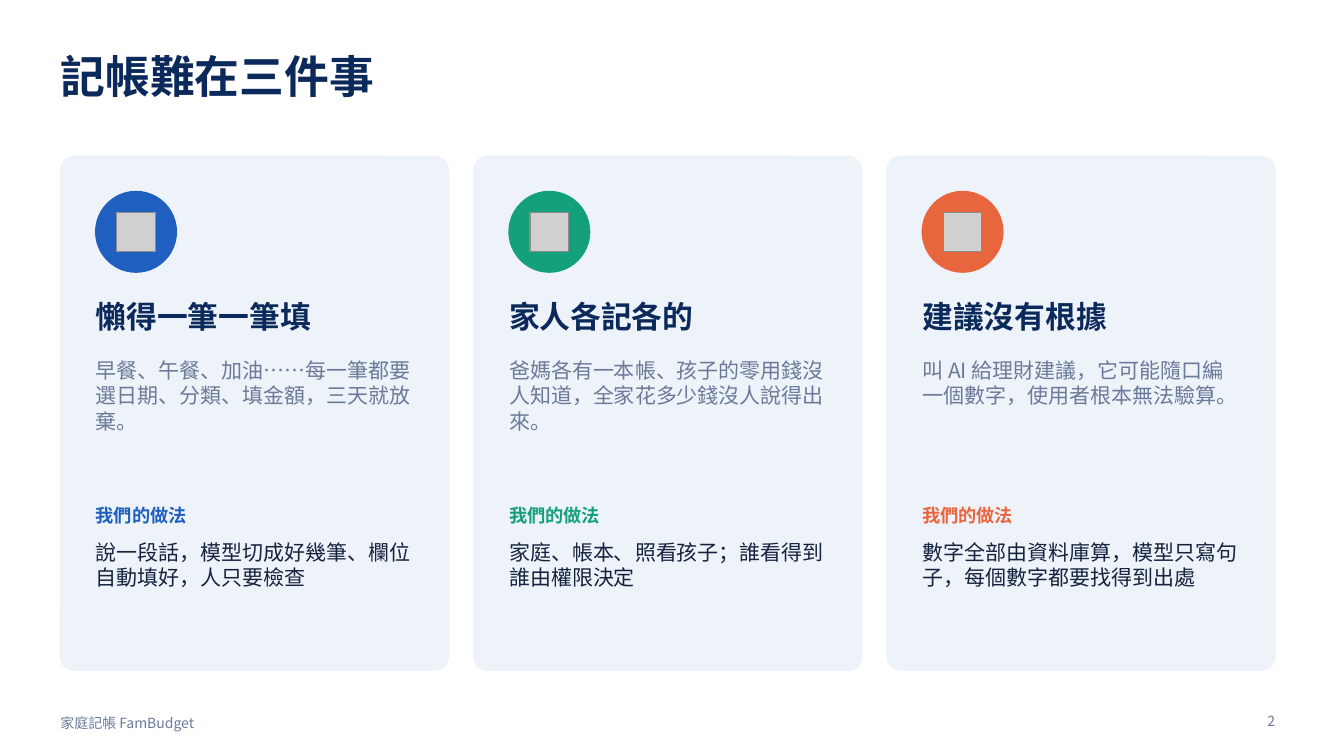
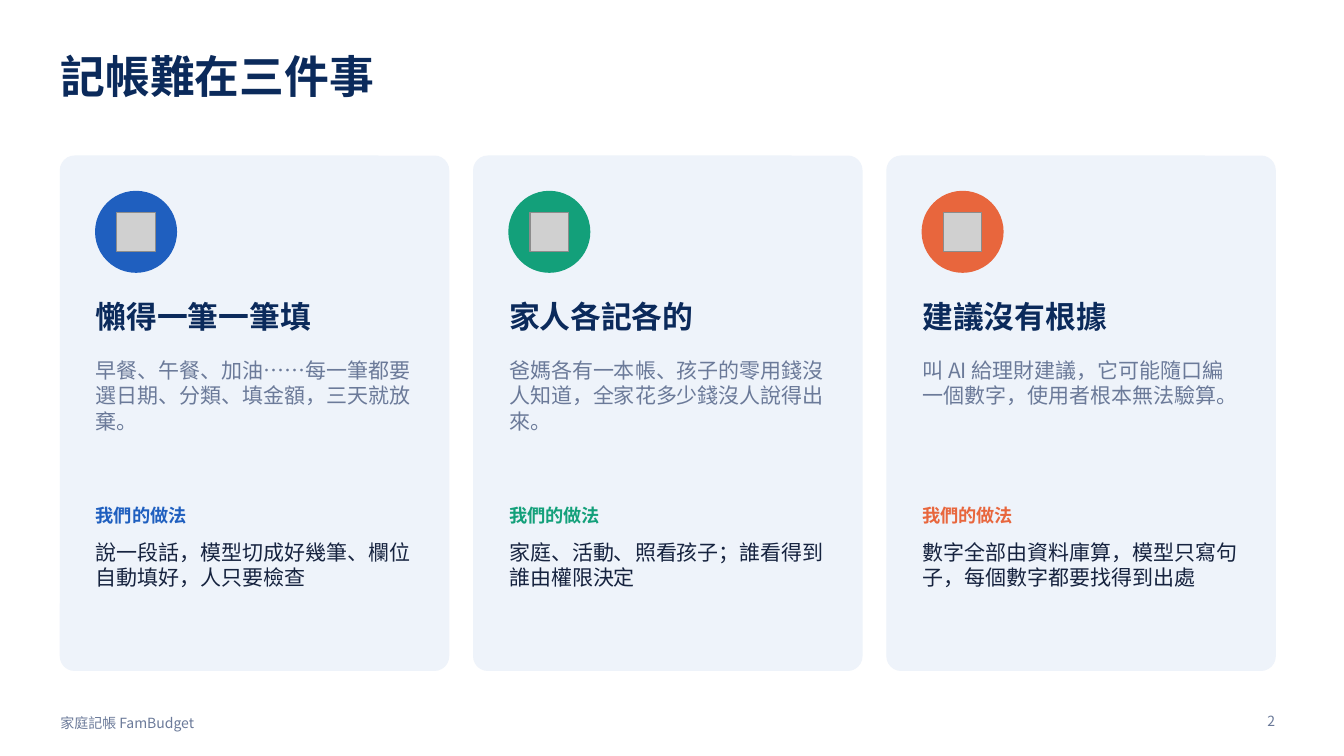
Before and after one commit to cbes502034/final_project, a slide deck: slide 2 of report/家庭記帳_期末報告.pptx. Drawn at 1344x756 pixels with LibreOffice and Linux fonts; fonts in the diff are those of the drawing; grey boxes stand for pictures. Boxes give left, top, right and bottom in pixels: in the first picture for what was removed or moved away, otherwise in the second. Text is boxed around its words. In the diff, an @@ line names an element or a change of style, - is before the commit and + after.

```diff
--- a/report/家庭記帳_期末報告.pptx
+++ b/report/家庭記帳_期末報告.pptx
@@ text at [509,542,824,587]: text changed @@
-家庭、帳本、照看孩子；誰看得到誰由權限決定
+家庭、活動、照看孩子；誰看得到誰由權限決定
```
Also in this commit, not shown: 9 other slides changed, 6 slides added, 13 slides removed, 19 other files.
